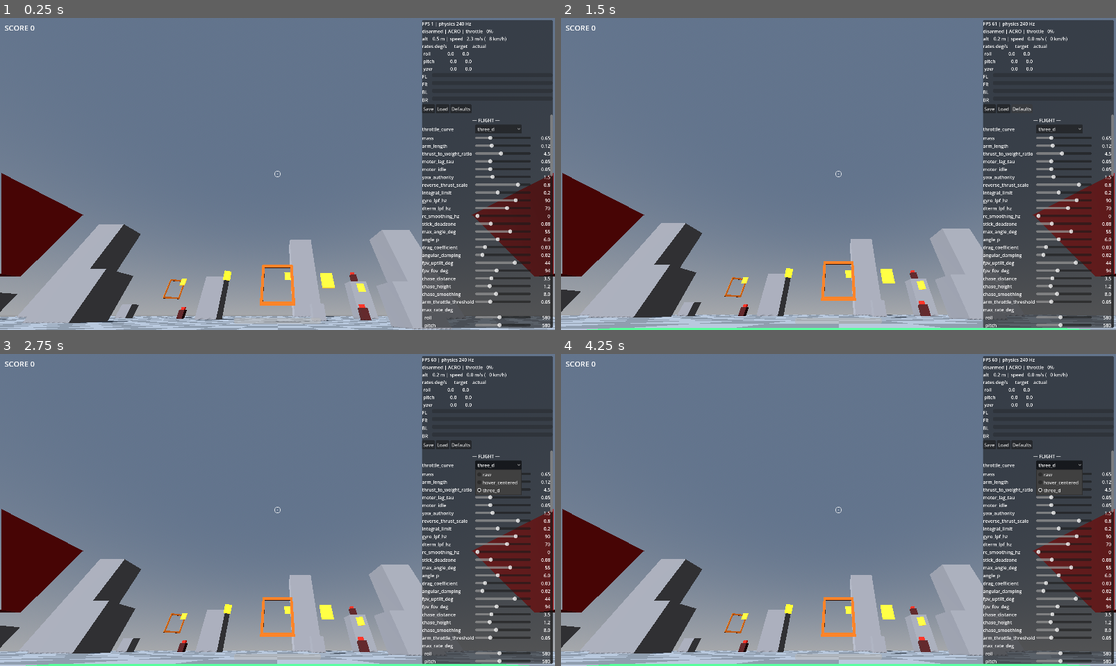
Above: before the commit, frames 1-4 (two rows, left to right).
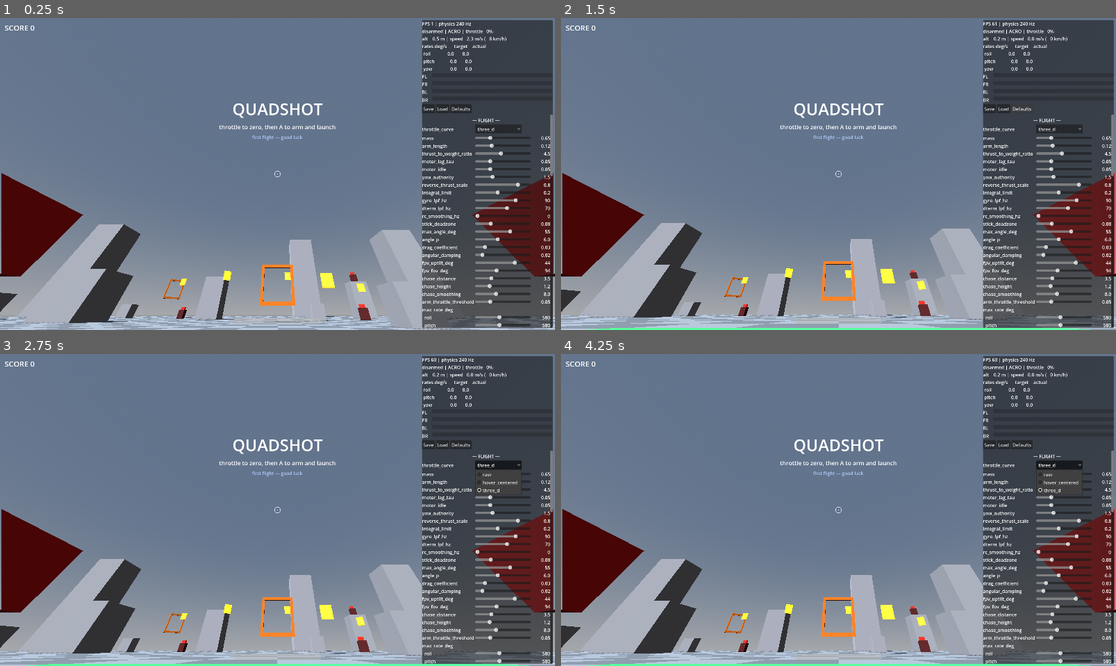
Above: after the commit, the same moments.

Repository: EhudVardi/QuadShot
Game: Godot game, scene res://scenes/main.tscn
Two runs of this game, one before a commit and one after it. Both use one fixed random seed, a clock stepped at 60 frames per second and the inputs below.
Inputs:
- Up to frame 1 (0.25 s): no input
- Up to frame 2 (1.5 s): click "Save" at 0.5 s; click "Defaults" at 1.25 s
- Up to frame 3 (2.75 s): click "three_d" at 2 s
- Up to frame 4 (4.25 s): click "Defaults" at 2.75 s; click "three_d" at 3.5 s

The runs differ from the first frame. In frame 1, 0.5% of the frame differs, in the area x 39-61%, y 27-40%; in frame 2, 0.5%; in frame 3, 0.5%; in frame 4, 0.5%.

Commit message:
M4: profile persistence and title screen
Lifetime stats (runs, kills, best score, best sorties) persist to
user://profile.json. A minimal title overlay shows the game name, the
arm-to-launch hint and the bests line until the first arm; the death
summary now reports the updated bests too.

Diff:
--- a/scenes/ui/hud.tscn
+++ b/scenes/ui/hud.tscn
@@ -80,6 +80,34 @@
 value = 100.0
 show_percentage = false
 
+[node name="Title" type="VBoxContainer" parent="."]
+anchor_left = 0.5
+anchor_top = 0.32
+anchor_right = 0.5
+anchor_bottom = 0.32
+offset_left = -300.0
+offset_top = -70.0
+offset_right = 300.0
+offset_bottom = 90.0
+mouse_filter = 2
+theme_override_constants/separation = 10
+
+[node name="TitleName" type="Label" parent="Title"]
+theme_override_font_sizes/font_size = 56
+text = "QUADSHOT"
+horizontal_alignment = 1
+
+[node name="TitleHint" type="Label" parent="Title"]
+theme_override_font_sizes/font_size = 20
+text = "throttle to zero, then A to arm and launch"
+horizontal_alignment = 1
+
+[node name="TitleBests" type="Label" parent="Title"]
+theme_override_colors/font_color = Color(0.7, 0.8, 1, 1)
+theme_override_font_sizes/font_size = 16
+text = ""
+horizontal_alignment = 1
+
 [node name="DeathLabel" type="Label" parent="."]
 visible = false
 anchor_left = 0.5
--- a/scripts/main.gd
+++ b/scripts/main.gd
@@ -19,6 +19,7 @@
 
 var score: int = 0
 
+var _profile: PlayerProfile
 var _combo: float = 1.0
 var _last_kill_time: float = -1000.0
 
@@ -26,6 +27,8 @@
 func _ready() -> void:
 	if combat_config.load_from_user():
 		print("[config] loaded %s" % combat_config.save_path())
+	_profile = PlayerProfile.load_or_new()
+	_hud.show_title(_bests_line())
 	for scorer: Node in get_tree().get_nodes_in_group(&"targets") \
 			+ get_tree().get_nodes_in_group(&"turrets"):
 		scorer.connect(&"destroyed", _on_scorer_destroyed)
@@ -88,6 +91,7 @@
 	_hud.set_score(0)
 	_hud.set_combo(1)
 	_hud.hide_run_summary()
+	_hud.hide_title()
 	_exit_gate.deactivate()
 	RunMods.reset()
 	_drone_health.max_health = combat_config.player_max_health
@@ -138,7 +142,18 @@
 
 
 func _on_run_ended(sorties_cleared: int, waves_cleared: int, kills: int) -> void:
-	_hud.show_run_summary(sorties_cleared, waves_cleared, kills, score)
+	_profile.record_run(sorties_cleared, kills, score)
+	_profile.save()
+	_hud.show_run_summary(sorties_cleared, waves_cleared, kills, score,
+			_bests_line())
+
+
+func _bests_line() -> String:
+	if _profile.runs == 0:
+		return "first flight — good luck"
+	return "runs %d  ·  kills %d  ·  best score %d  ·  best sorties %d" \
+			% [_profile.runs, _profile.kills_total, _profile.best_score,
+			_profile.best_sorties]
 
 
 func _on_player_crashed(impact_speed: float) -> void:
--- /dev/null
+++ b/scripts/profile.gd
@@ -0,0 +1,46 @@
+class_name PlayerProfile
+extends RefCounted
+
+## Meta progression across runs (roadmap M4): lifetime stats and bests,
+## persisted as plain JSON so it survives config resets and stays
+## hand-inspectable.
+
+const SAVE_PATH: String = "user://profile.json"
+
+var runs: int = 0
+var kills_total: int = 0
+var best_score: int = 0
+var best_sorties: int = 0
+
+
+func record_run(sorties_cleared: int, kills: int, score: int) -> void:
+	runs += 1
+	kills_total += kills
+	best_score = maxi(best_score, score)
+	best_sorties = maxi(best_sorties, sorties_cleared)
+
+
+func save() -> void:
+	var file: FileAccess = FileAccess.open(SAVE_PATH, FileAccess.WRITE)
+	if file == null:
+		push_warning("[profile] cannot write %s" % SAVE_PATH)
+		return
+	file.store_string(JSON.stringify({
+		"runs": runs,
+		"kills_total": kills_total,
+		"best_score": best_score,
+		"best_sorties": best_sorties,
+	}, "\t"))
+
+
+static func load_or_new() -> PlayerProfile:
+	var profile := PlayerProfile.new()
+	if not FileAccess.file_exists(SAVE_PATH):
+		return profile
+	var data: Variant = JSON.parse_string(FileAccess.get_file_as_string(SAVE_PATH))
+	if data is Dictionary:
+		profile.runs = int(data.get("runs", 0))
+		profile.kills_total = int(data.get("kills_total", 0))
+		profile.best_score = int(data.get("best_score", 0))
+		profile.best_sorties = int(data.get("best_sorties", 0))
+	return profile
--- a/scripts/ui/hud.gd
+++ b/scripts/ui/hud.gd
@@ -18,6 +18,8 @@
 @onready var _kill_feed: VBoxContainer = $KillFeed
 @onready var _summary: PanelContainer = $Summary
 @onready var _summary_label: Label = $Summary/SummaryLabel
+@onready var _title: VBoxContainer = $Title
+@onready var _title_bests: Label = $Title/TitleBests
 
 ## Thin edge bars for directional damage, built in code (side -> ColorRect).
 var _edges: Dictionary = {}
@@ -166,10 +168,19 @@
 	_death_label.visible = dead
 
 
+func show_title(bests_line: String) -> void:
+	_title_bests.text = bests_line
+	_title.visible = true
+
+
+func hide_title() -> void:
+	_title.visible = false
+
+
 func show_run_summary(sorties_cleared: int, waves_cleared: int, kills: int,
-		score: int) -> void:
-	_summary_label.text = "RUN OVER\n\nsorties cleared  %d\nwaves cleared  %d\nkills  %d\nscore  %d\n\narm to fly again" \
-			% [sorties_cleared, waves_cleared, kills, score]
+		score: int, bests_line: String = "") -> void:
+	_summary_label.text = "RUN OVER\n\nsorties cleared  %d\nwaves cleared  %d\nkills  %d\nscore  %d\n\n%s\n\narm to fly again" \
+			% [sorties_cleared, waves_cleared, kills, score, bests_line]
 	_summary.visible = true
 
 
Not shown, added: scripts/profile.gd.uid
